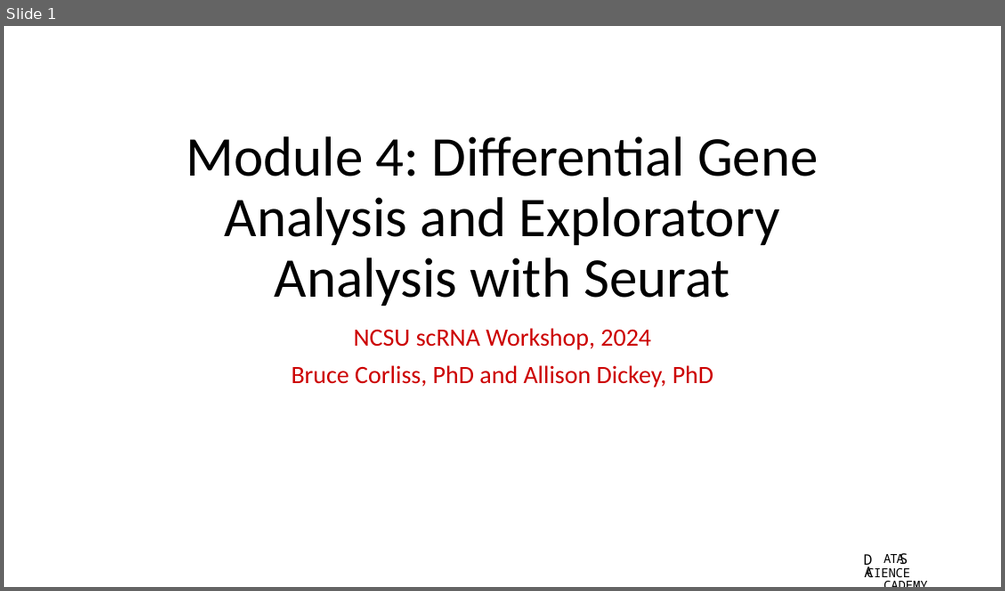
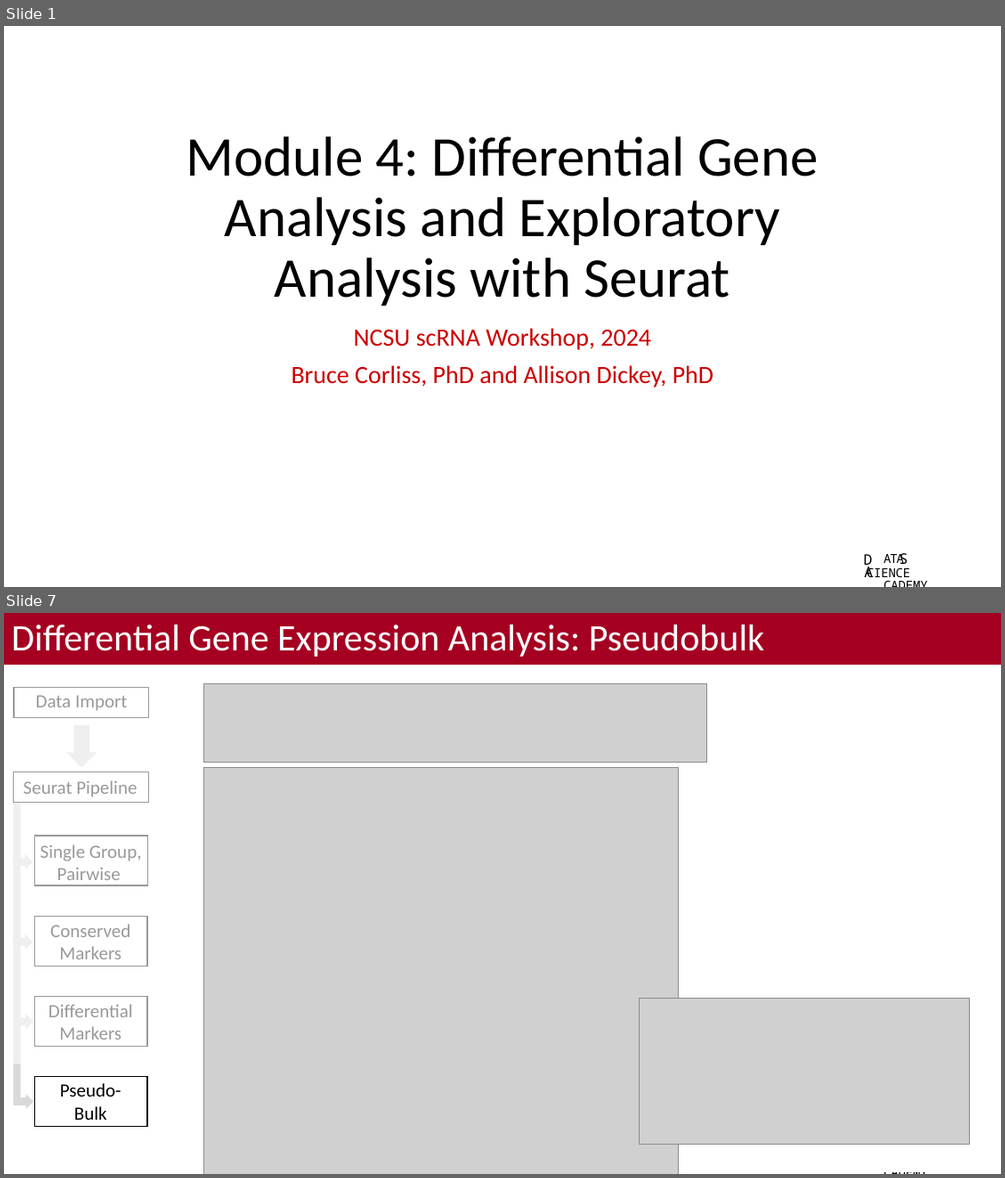
Before and after one commit to bacorli2/scrna_workshop, a slide deck: M5_Seurat_DGE_and_Exploratory/M5_Seurat_DGE_Exploratory.pptx. Shown one above the other, each under a label of ours: slide 1 before the commit, slides 1 and 7 after it; the slides between them are not shown. The pictures are 1005x591 and 1005x1178 pixels, drawn with LibreOffice and Linux fonts; fonts in the diff are those of the drawing; grey boxes stand for pictures; background and template pictures are left out. Boxes give left, top, right and bottom in pixels: in the first picture for what was removed or moved away, otherwise in the second. Text is boxed around its words. In the diff, an @@ line names an element or a change of style, - is before the commit and + after.

Commit message:
Finished differential pseudobulk code and slides.

```diff
--- a/M5_Seurat_DGE_and_Exploratory/M5_Seurat_DGE_Exploratory.pptx
+++ b/M5_Seurat_DGE_and_Exploratory/M5_Seurat_DGE_Exploratory.pptx
@@ slide 7 added at <box>4,613,1001,1174</box>, background #FFFFFF; not listed: 2 template elements that a slide beside it also shows @@
@@ title added at <box>4,613,1001,665</box>, fill #A50021, 36 pt, text #FFFFFF @@
+Differential Gene Expression Analysis: Pseudobulk
@@ rectangle added at <box>4,676,159,1064</box>, fill #FFFFFF at 60% opacity @@
@@ rectangle added at <box>14,687,148,717</box>, outline #000000 1 pt @@
@@ picture added at <box>203,683,707,762</box> @@
@@ text added at <box>36,695,127,710</box>, 18 pt, text #000000 @@
+Data Import
@@ down arrow added at <box>66,725,97,768</box>, fill #D9D9D9 @@
@@ rectangle added at <box>13,772,148,803</box>, outline #000000 1 pt @@
@@ picture added at <box>203,768,678,1174</box> @@
@@ text added at <box>24,780,137,796</box>, 18 pt, text #000000 @@
+Seurat Pipeline
@@ freeform shape added at <box>13,803,20,1105</box>, fill #D9D9D9 @@
@@ rectangle added at <box>34,835,147,886</box>, outline #000000 1 pt @@
@@ text added at <box>40,844,142,885</box>, 18 pt, text #000000 @@
+Single Group, Pairwise
@@ down arrow added at <box>13,854,32,869</box>, fill #D9D9D9 @@
@@ rectangle added at <box>34,916,147,966</box>, outline #000000 1 pt @@
@@ text added at <box>50,924,130,959</box>, 18 pt, text #000000 @@
+Conserved Markers
@@ down arrow added at <box>13,934,32,949</box>, fill #D9D9D9 @@
@@ rectangle added at <box>34,997,147,1046</box>, outline #000000 1 pt @@
@@ text added at <box>48,1004,133,1039</box>, 18 pt, text #000000 @@
+Differential
+Markers
@@ picture added at <box>639,998,970,1144</box> @@
@@ down arrow added at <box>14,1013,33,1029</box>, fill #D9D9D9 @@
@@ rectangle added at <box>34,1076,147,1126</box>, outline #000000 1 pt @@
@@ text added at <box>60,1083,121,1119</box>, 18 pt, text #000000 @@
+Pseudo-
+Bulk
@@ down arrow added at <box>14,1094,33,1109</box>, fill #D9D9D9 @@
@@ rectangle added at <box>7,1136,161,1174</box>, fill #FFFFFF at 60% opacity @@
@@ rectangle added at <box>774,1121,1001,1172</box>, fill #FFFFFF @@
```
Also in this commit, not shown: 4 slides changed, 2 other slides added, 1 other file.
